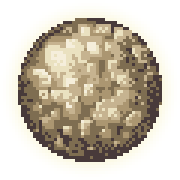
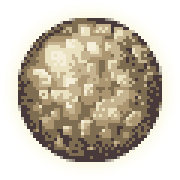
Revision of a layered 180 × 180 image; what changed, layer by layer:
painted on "Pasted Layer" over 18, 18, 162, 162
